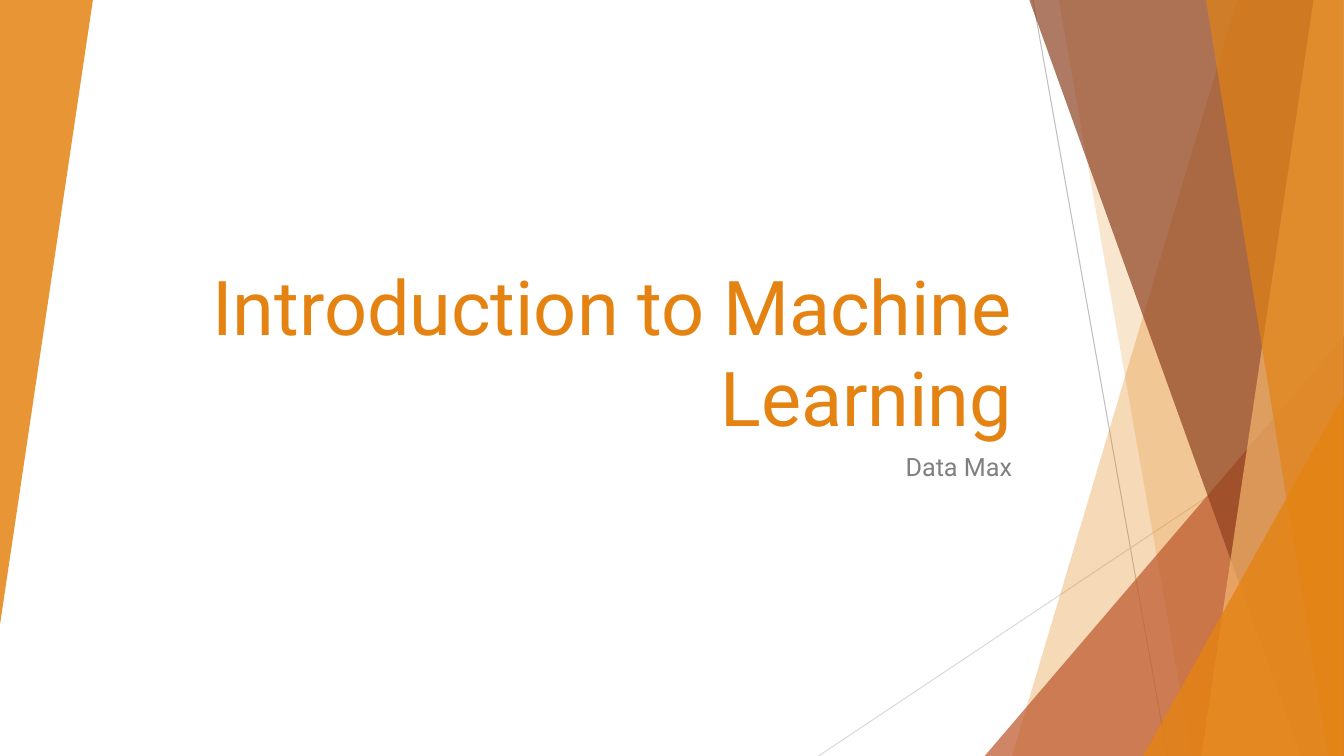
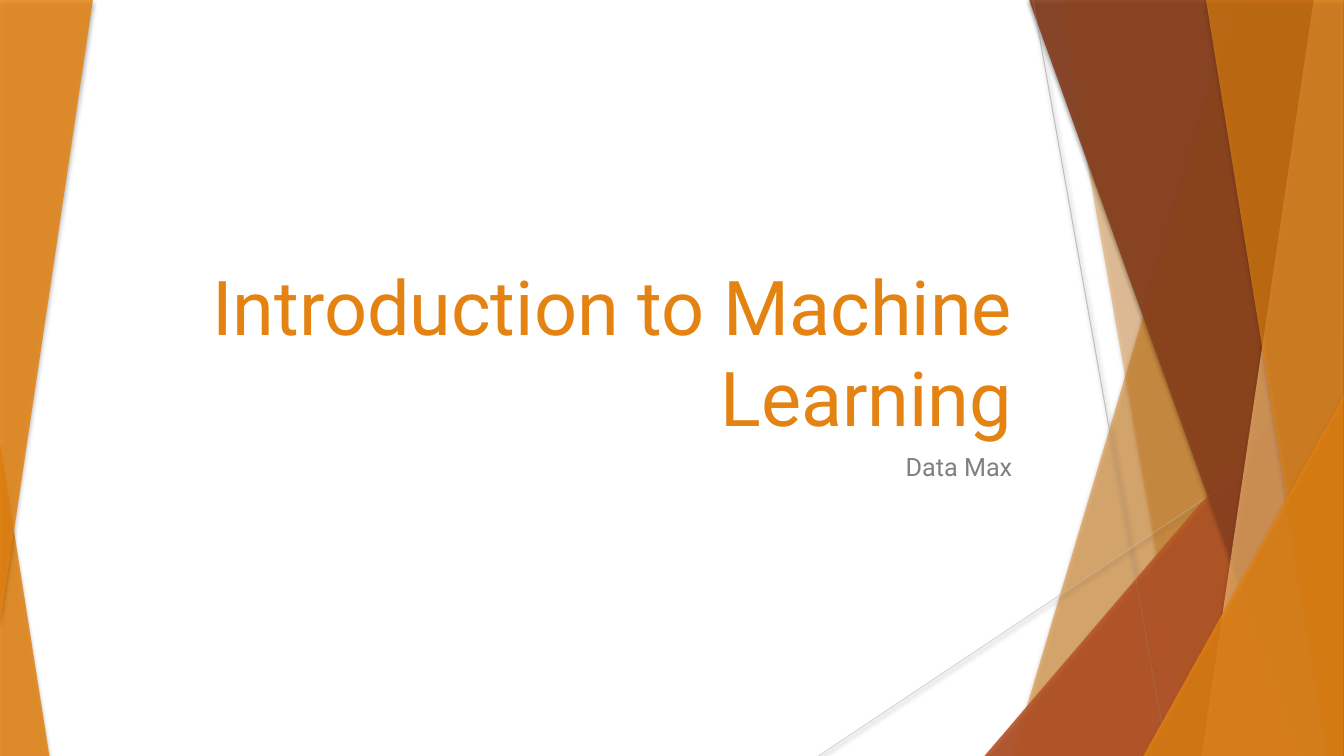
Before and after one commit to data-max-hq/workshop-epoka, a slide deck: slide 1 of Presentations/Introduction to Machine Learning.pptx. Drawn at 1344x756 pixels with LibreOffice and Linux fonts; fonts in the diff are those of the drawing. Boxes give left, top, right and bottom in pixels: in the first picture for what was removed or moved away, otherwise in the second. Text is boxed around its words. In the diff, an @@ line names an element or a change of style, - is before the commit and + after.

```diff
--- a/Presentations/Introduction to Machine Learning.pptx
+++ b/Presentations/Introduction to Machine Learning.pptx
@@ shadow on in 7 elements at (1012,0,1344,756), (985,336,1344,756), (1029,0,1344,756), (1202,0,1344,756), (1206,0,1344,756), (1143,396,1344,756), (0,0,93,625) @@
@@ line (1033, 0) - (1168, 756): stroke #BFBFBF 0.75 pt to #BFBFBF 0.74 pt @@
@@ freeform shape at (1059,0,1344,756): shadow on; outline redrawn @@
@@ line (1344, 406) - (819, 756): stroke #D9D9D9 0.75 pt to #D9D9D9 0.74 pt @@
@@ group added at (985,0,1344,756): 5 freeform shapes, 2 triangles @@
@@ triangle added at (0,443,49,756), fill #E48312 at 85% opacity @@
```
Also in this commit, not shown: 19 other slides changed.
